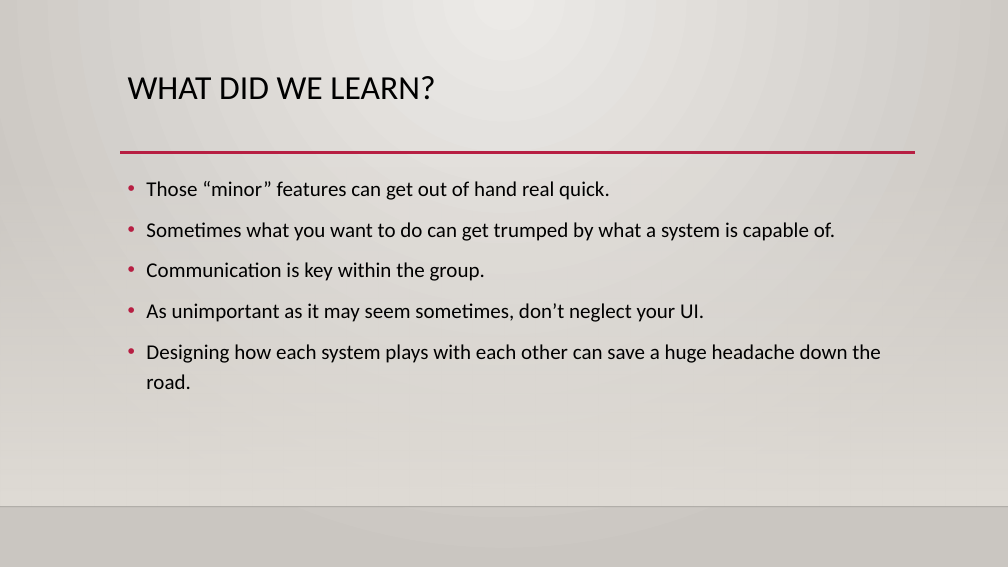
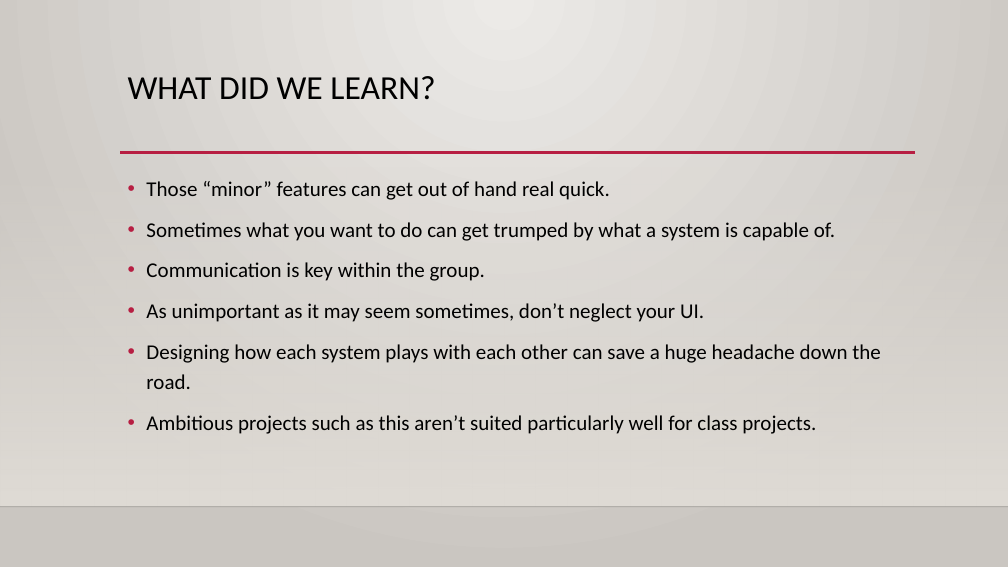
Before and after one commit to CyanBlob/CSCE4444, a slide deck: slide 10 of documentation/GroupPP.pptx (slide 9 before the commit). Drawn at 1008x567 pixels with LibreOffice and Linux fonts; fonts in the diff are those of the drawing; background and template pictures are left out. Boxes give left, top, right and bottom in pixels: in the first picture for what was removed or moved away, otherwise in the second. Text is boxed around its words. In the diff, an @@ line names an element or a change of style, - is before the commit and + after.

```diff
--- a/documentation/GroupPP.pptx
+++ b/documentation/GroupPP.pptx
@@ text at box(146, 415, 816, 434): paragraph added @@
+• Ambitious projects such as this aren’t suited particularly well for class projects.
```
Also in this commit, not shown: 3 other slides changed, 1 slide added.
